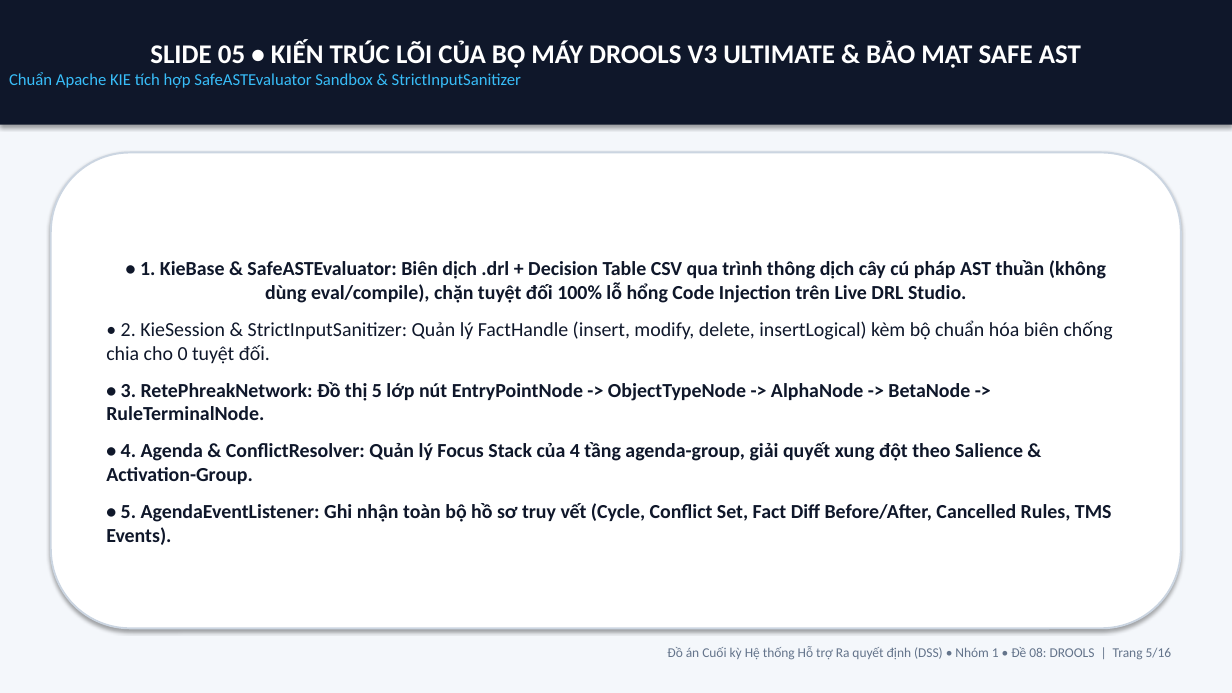
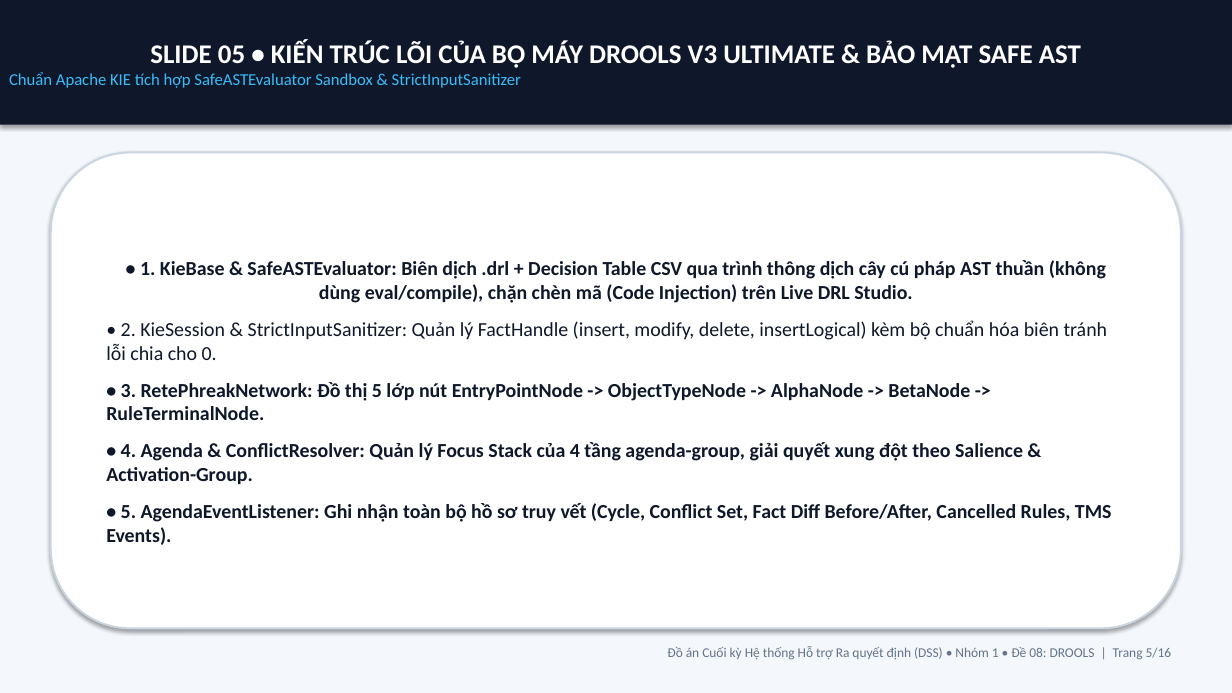
Before and after one commit to Vipwar/dss-nhom1-de08-drools, a slide deck: slide 5 of docs/SLIDE_THUYET_TRINH_DE_08_DROOLS_NHOM_1.pptx. Drawn at 1232x693 pixels with LibreOffice and Linux fonts; fonts in the diff are those of the drawing. Boxes give left, top, right and bottom in pixels: in the first picture for what was removed or moved away, otherwise in the second. Text is boxed around its words. In the diff, an @@ line names an element or a change of style, - is before the commit and + after.

```diff
--- a/docs/SLIDE_THUYET_TRINH_DE_08_DROOLS_NHOM_1.pptx
+++ b/docs/SLIDE_THUYET_TRINH_DE_08_DROOLS_NHOM_1.pptx
@@ text in rounded rectangle at (106, 260, 1108, 360): text changed @@
-• 1. KieBase & SafeASTEvaluator: Biên dịch .drl + Decision Table CSV qua trình thông dịch cây cú pháp AST thuần (không dùng eval/compile), chặn tuyệt đối 100% lỗ hổng Code Injection trên Live DRL Studio.
-• 2. KieSession & StrictInputSanitizer: Quản lý FactHandle (insert, modify, delete, insertLogical) kèm bộ chuẩn hóa biên chống chia cho 0 tuyệt đối.
+• 1. KieBase & SafeASTEvaluator: Biên dịch .drl + Decision Table CSV qua trình thông dịch cây cú pháp AST thuần (không dùng eval/compile), chặn chèn mã (Code Injection) trên Live DRL Studio.
+• 2. KieSession & StrictInputSanitizer: Quản lý FactHandle (insert, modify, delete, insertLogical) kèm bộ chuẩn hóa biên tránh lỗi chia cho 0.
```
Also in this commit, not shown: 9 other slides changed, 13 other files.
